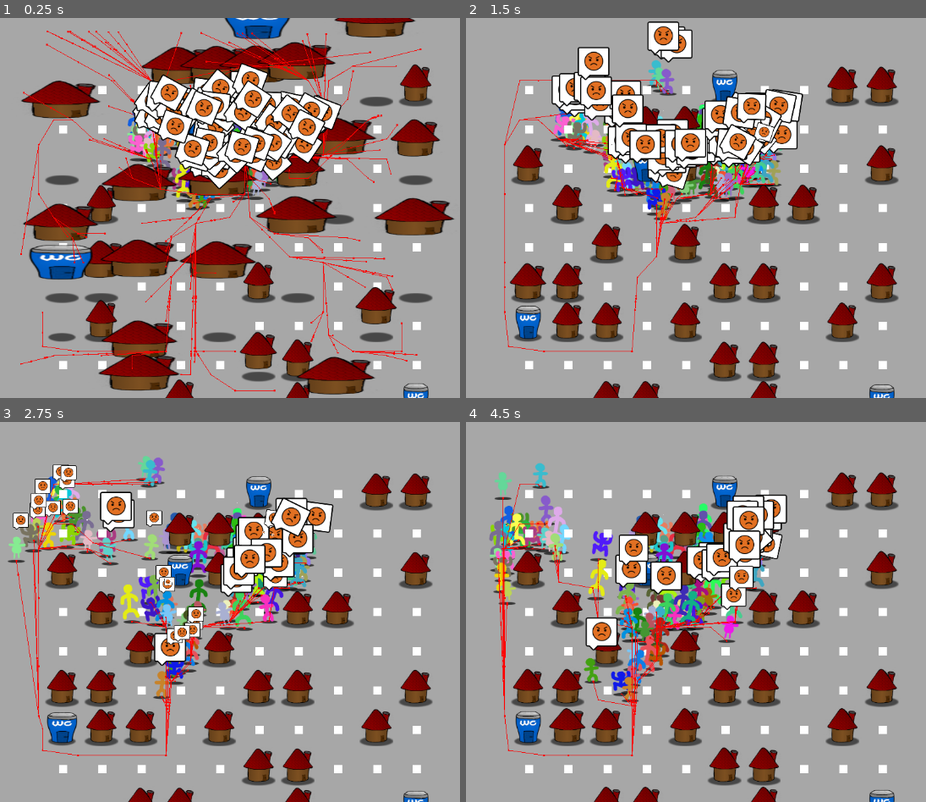
Above: before the commit, frames 1-4 (two rows, left to right).
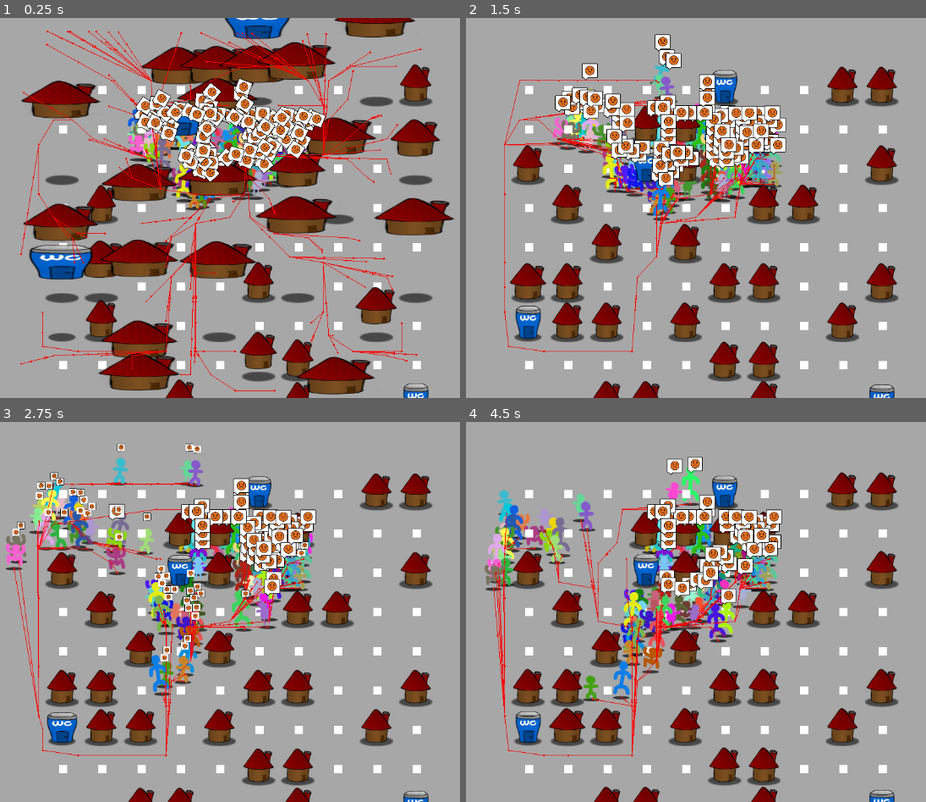
Above: after the commit, the same moments.

Repository: Viggzta/gmtk-jam-2024
Game: Godot game, scene res://scenes/test/felix/testscne.tscn
The game is run twice, just before and just after one commit, with the same random seed, the same clock (stepped at 60 frames per second) and the same inputs. This scene is started directly instead of the project's main scene. Sound files missing from this copy of the repository are replaced by a short silence.
Inputs (mouse positions are in pixels of both pictures, inside the frame that each line leads up to):
- Up to frame 1 (0.25 s): no input
- Up to frame 2 (1.5 s): tap Enter at 0.5 s; move the mouse to (530, 170) at 0.52 s; press the mouse at (530, 170) at 0.53 s; hold D (right) 0.53-1.28 s; move the mouse to (530, 287) at 1.27 s; release the mouse at (530, 287) at 1.28 s; hold S (down) from 1.28 s (still down); right-click (530, 287) at 1.35 s; click (530, 287) at 1.42 s
- Up to frame 3 (2.75 s): move the mouse to (64, 729) at 2.02 s; release S (down) at 2.03 s; press the mouse at (64, 729) at 2.03 s; hold D (right) from 2.03 s (still down)
- Up to frame 4 (4.5 s): move the mouse to (567, 612) at 2.77 s; release D (right) at 2.78 s; release the mouse at (567, 612) at 2.78 s; hold W (up) 2.78-3.53 s; right-click (567, 612) at 2.85 s; click (567, 612) at 2.92 s; move the mouse to (567, 691) at 3.52 s; press the mouse at (567, 691) at 3.53 s; hold A (left) from 3.53 s (still down); move the mouse to (567, 729) at 4.27 s; release the mouse at (567, 729) at 4.28 s; right-click (567, 729) at 4.35 s; click (567, 729) at 4.42 s

The runs differ from the first frame. In frame 1, 7.8% of the frame differs, in the area x 28-81%, y 8-45%; in frame 2, 13%; in frame 3, 15%, in the area x 1-73%, y 5-84%; in frame 4, 15%.
Error before the commit: Cannot call method 'get_children' on a null value. (res://scenes/npc/dude.gd:155)
Error after the commit: Cannot call method 'get_children' on a null value. (res://scenes/npc/dude.gd:159)

Commit message:
improve dude ai

Diff:
--- a/src/scenes/npc/dude.gd
+++ b/src/scenes/npc/dude.gd
@@ -22,7 +22,9 @@
 var movement_speed: float = 200.0
 var current_movement_speed: float = 0.0
 var movement_target_position: Vector2 = Vector2(60.0, 180.0)
+var moved: float
 var lastpos: Vector2
+var lastpostime: float
 var id: int
 
 var talk_timer: float
@@ -91,24 +93,26 @@
 
 	# print(navigation_agent.is_navigation_finished(), "   current: ", current_agent_position, " next: ", next_path_position)
 	var movement: Vector2 = position - lastpos
-
+	lastpos = position
 	var target_velocity: Vector2 = current_agent_position.direction_to(next_path_position) * movement_speed;
 
-	if movement.length() < 0.05 and not navigation_agent.is_navigation_finished():
-		show_talk_bubble(ANGREY, 1.5)
-
-		var bodies: Array[Node2D] = $Area2D.get_overlapping_bodies()
-		for b in bodies:
-			if b is RigidBody2D:
-				var dir: Vector2 = position.direction_to(b.position)
-				#b.apply_impulse(dir * 10)
-		# position += target_velocity*0.1 #.move_toward(position+target_velocity, _delta*60)# target_velocity*0.1#apply_impulse(target_velocity * 150.0)
-		#linear_velocity = target_velocity * 3.0
-		set_movement_target(movement_target_position)
+	lastpostime += _delta
+	if lastpostime > 1.0:
+		if moved < 40:
+			show_talk_bubble(ANGREY, 1.5)
+			set_movement_target(movement_target_position)
+			next_path_position = navigation_agent.get_next_path_position()
+			target_velocity = current_agent_position.direction_to(next_path_position) * movement_speed;
+			#linear_velocity = target_velocity * 3.0
+
+		lastpostime = 0
+		moved = 0
+
+	moved += movement.length()
 
 	linear_velocity = linear_velocity.move_toward(target_velocity, _delta*400)#lerp(linear_velocity, target_velocity, _delta*5)
 	current_movement_speed = movement.length()
-	# move_and_collide(velocity)
+	# move_and_collide(target_velocity/100)
 	lastpos = position
 
 func _process(delta: float) -> void:
@@ -181,7 +185,7 @@
 	if tween:
 		tween.kill()
 	tween = get_tree().create_tween()
-	tween.tween_property(talk_bubble, "scale", Vector2(1, 1), 0.3).set_trans(Tween.TRANS_BOUNCE)
+	tween.tween_property(talk_bubble, "scale", Vector2(0.5, 0.5), 0.3).set_trans(Tween.TRANS_BOUNCE)
 	tween.tween_property(talk_bubble, "rotation_degrees", 0, 0.13).set_trans(Tween.TRANS_CUBIC)
 	talk_bubble.visible = true
 
@@ -189,7 +193,10 @@
 	if tween:
 		tween.kill()
 	tween = get_tree().create_tween()
-	tween.tween_property(talk_bubble, "scale", Vector2(), 0.5).set_trans(Tween.TRANS_LINEAR)
+	tween.tween_property(talk_bubble, "scale", Vector2(), 0.5).set_trans(Tween.TRANS_LINEAR).call_deferred("talk_ween_finish")
+
+func talk_ween_finish() -> void:
+	talk_bubble.visible = false
 
 func _get_pissed() -> void:
 	movement_target_position = Vector2(randf() * 2 - 1, randf() * 2 - 1) * 512
--- a/src/scenes/npc/dude.tscn
+++ b/src/scenes/npc/dude.tscn
@@ -57,6 +57,7 @@
 offset_right = 66.0
 offset_bottom = -77.0
 grow_vertical = 0
+scale = Vector2(0.5, 0.5)
 pivot_offset = Vector2(23.2, 88.095)
 size_flags_horizontal = 3
 size_flags_vertical = 3
